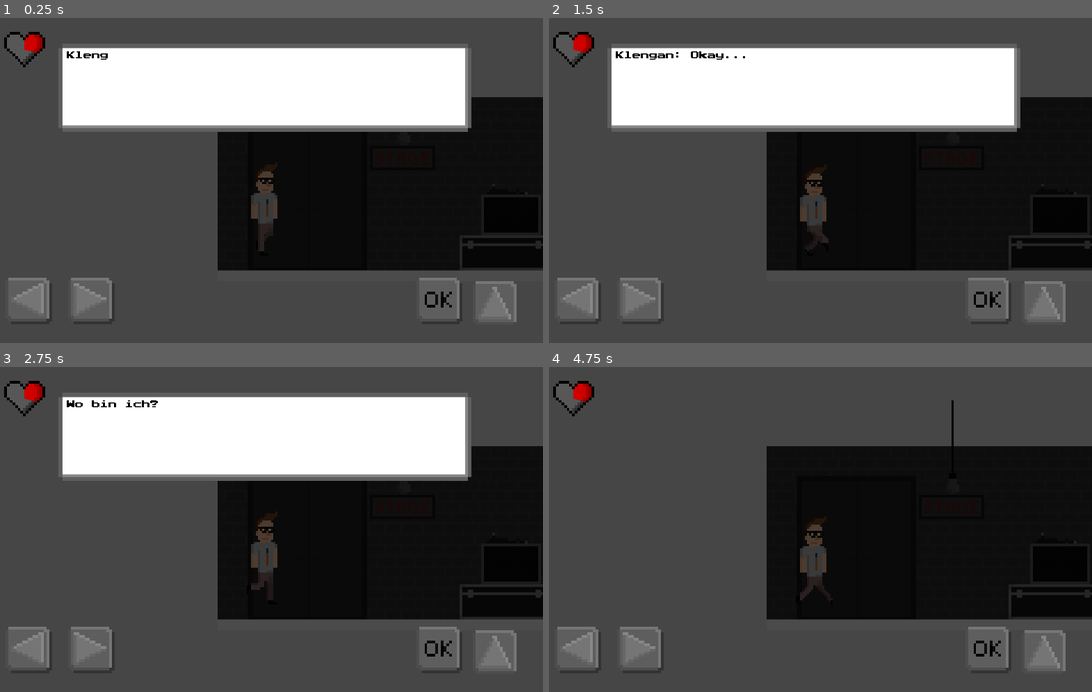
Above: before the commit, frames 1-4 (two rows, left to right).
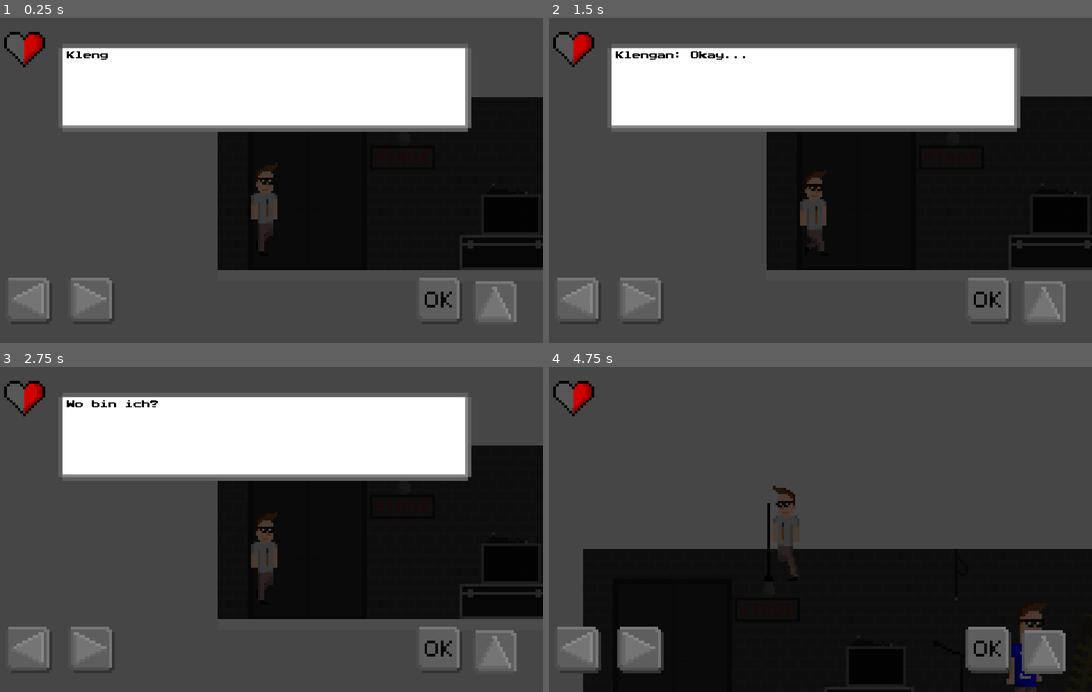
Above: after the commit, the same moments.

Repository: klenganthegame/KlenganTheGame
Game: Godot game, scene res://level/1/Level1.tscn
Two runs of this game, one before a commit and one after it. Both use one fixed random seed, a clock stepped at 60 frames per second and the inputs below.
Inputs:
- Up to frame 1 (0.25 s): no input
- Up to frame 2 (1.5 s): hold E (accept) 0.53-1.28 s; hold D (walk_right) from 0.53 s (still down); tap Space (jump) at 0.77, 0.8, 1.07, 1.35 s
- Up to frame 3 (2.75 s): tap Space (jump) at 1.52, 1.82, 2.3 s; tap E (accept) at 1.55 s; release D (walk_right) at 2.03 s; hold A (walk_left) from 2.03 s (still down); hold E (accept) from 2.03 s (still down)
- Up to frame 4 (4.75 s): release A (walk_left) at 2.78 s; release E (accept) at 2.78 s; hold D (walk_right) 2.78-4.28 s; tap E (accept) at 2.85, 4.35 s; tap Space (jump) at 3.02, 3.32, 4.52 s; hold Space (jump) 3.53-4.28 s; hold A (walk_left) from 4.28 s (still down)

The runs differ from the first frame. In frame 1, 0.2% of the frame differs, in the area x 4-85%, y 9-78%; in frame 2, 0.5%; in frame 3, 0.2%; in frame 4, 44%, in the area x 4-100%, y 9-100%.
Error before the commit: Invalid call. Nonexistent function '_change_state' in base 'Node'. (res://objects/player/Klengan.gd:33)

Commit message:
Revert "Merge branch 'FSM_Implementation' into development"
This reverts commit 5a0bb0c93f70debc8f704044b444a942922e3127, reversing
changes made to 5dc972b9387aa9ad9ff083e43fd4aaa31a298488.

Diff:
--- a/level/1/Level1.tscn
+++ b/level/1/Level1.tscn
@@ -34,7 +34,7 @@
 [sub_resource type="RectangleShape2D" id=9]
 extents = Vector2( 275.925, 10 )
 
-[node name="Level" type="Node2D"]
+[node name="Node2D" type="Node2D"]
 script = ExtResource( 1 )
 
 [node name="Backstage_example" type="Sprite" parent="."]
@@ -62,7 +62,6 @@
 position = Vector2( -284.197, 299.272 )
 
 [node name="InteractableSamples" type="Node2D" parent="."]
-editor/display_folded = true
 
 [node name="Lightswitch" parent="InteractableSamples" instance=ExtResource( 6 )]
 position = Vector2( -1044.55, 618.629 )
@@ -81,7 +80,6 @@
 dialogue = [ "Klengan: Lalala .... okay... ich lass das mit dem Singen lieber...", "Ich möchte ja nicht so enden wie der liebe Apo... oder Leon Marscher...." ]
 
 [node name="CollisionSamples" type="Node2D" parent="."]
-editor/display_folded = true
 
 [node name="StaticBody2D4" type="StaticBody2D" parent="CollisionSamples"]
 editor/display_folded = true
@@ -98,7 +96,6 @@
 shape = SubResource( 1 )
 
 [node name="StaticBody2D" type="StaticBody2D" parent="CollisionSamples"]
-editor/display_folded = true
 
 [node name="CollisionShape2D" type="CollisionShape2D" parent="CollisionSamples/StaticBody2D"]
 position = Vector2( 342.888, 645.319 )
@@ -148,7 +145,6 @@
 [node name="StaticBody2D10" type="StaticBody2D" parent="CollisionSamples"]
 
 [node name="CollisionShape2D" type="CollisionShape2D" parent="CollisionSamples/StaticBody2D10"]
-
 position = Vector2( 175.013, 350.628 )
 shape = SubResource( 9 )
 
--- a/objects/mechanics/DialogueBox.gd
+++ /dev/null
@@ -1,90 +0,0 @@
-extends NinePatchRect
-
-export var wait_time = 0.2
-export var block_time = 0.3
-
-var text_speed : float = 0.01
-
-var text = []
-var num : int
-var wait : bool = false
-var block_walk : bool
-var hidden : bool = true
-
-var audio : AudioStreamPlayer
-var audioShouldPlay : bool = true
-
-var block_box_timer : bool
-
-signal dialogue_exit()
-
-
-func _ready():
-	audio = AudioStreamPlayer.new()
-	add_child(audio)
-	audio.stream = load("res://audio/ui/Message.ogg")
-
-
-func talk(textarray : Array):
-	"""
-	Use this function to activate the DialogueBox
-	"""
-	text = textarray
-	block_walk = true
-	num = 0
-	$RichTextLabel.text = text[num]
-	show()
-	to_beginning()
-
-
-func _process(delta):
-	if hidden:
-		return
-
-	if !audio.playing && audioShouldPlay:
-		audio.play(0)
-
-	if Input.is_action_just_pressed("accept"):
-		if wait == true:
-			if $RichTextLabel.percent_visible != 1:
-				$RichTextLabel.percent_visible = 1
-				return
-			if num < len(text) - 1:
-				num += 1
-				$RichTextLabel.text = text[num]
-				to_beginning()
-			elif $RichTextLabel.percent_visible == 1:
-				num = 0
-				$RichTextLabel.percent_visible = .05
-				hide()
-				$InputBlocker.wait_time = block_time
-				$InputBlocker.start()
-
-
-func to_beginning():
-	text_speed = 1.0 / $RichTextLabel.text.length()
-	$Timer.wait_time = wait_time
-	$RichTextLabel.percent_visible = 0.05
-
-	wait = false
-	hidden = false
-	audioShouldPlay = true
-
-	$Timer.start()
-
-
-func _on_Timer_timeout():
-	if $RichTextLabel.percent_visible < 1:
-		$RichTextLabel.percent_visible += text_speed
-	else:
-		audioShouldPlay = false
-		audio.stop()
-	wait = true
-
-
-func _on_InputBlocker_timeout():
-	hidden = true
-	block_walk = false
-	$Timer.stop()
-	audio.stop()
-	emit_signal("dialogue_exit")
--- a/objects/mechanics/DialogueBox.tscn
+++ /dev/null
@@ -1,45 +0,0 @@
-[gd_scene load_steps=5 format=2]
-
-[ext_resource path="res://sprites/test/dialoguebox.png" type="Texture" id=1]
-[ext_resource path="res://objects/mechanics/DialogueBox.gd" type="Script" id=2]
-[ext_resource path="res://sprites/font/PressStart2P.ttf" type="DynamicFontData" id=3]
-
-[sub_resource type="DynamicFont" id=1]
-size = 24
-font_data = ExtResource( 3 )
-
-[node name="DialogueBox" type="NinePatchRect"]
-margin_left = 160.816
-margin_top = 18.7279
-margin_right = 893.816
-margin_bottom = 175.728
-texture = ExtResource( 1 )
-region_rect = Rect2( 0, 0, 25, 24 )
-patch_margin_left = 10
-patch_margin_top = 10
-patch_margin_right = 11
-patch_margin_bottom = 10
-script = ExtResource( 2 )
-
-[node name="InputBlocker" type="Timer" parent="."]
-wait_time = 3.0
-one_shot = true
-
-[node name="Timer" type="Timer" parent="."]
-wait_time = 0.1
-
-[node name="RichTextLabel" type="RichTextLabel" parent="."]
-margin_left = 13.0
-margin_top = 11.0
-margin_right = 719.0
-margin_bottom = 143.0
-custom_fonts/normal_font = SubResource( 1 )
-custom_colors/default_color = Color( 0, 0, 0, 1 )
-visible_characters = 0
-percent_visible = 0.05
-text = "Hallo ich bin Klengan
-wie geht es dir?
-mie geht es gut "
-scroll_active = false
-[connection signal="timeout" from="InputBlocker" to="." method="_on_InputBlocker_timeout"]
-[connection signal="timeout" from="Timer" to="." method="_on_Timer_timeout"]
--- a/objects/mechanics/finite_state_machine/KlenganStateController.gd
+++ /dev/null
@@ -1,9 +0,0 @@
-extends "res://objects/mechanics/finite_state_machine/StateController.gd"
-
-func initialize_state_map():
-	states_map = {
-		"idle": $Idle,
-		"move": $Move,
-		"jump": $Jump,
-		"stagger": $Stagger
-	}
--- a/objects/mechanics/finite_state_machine/State.gd
+++ /dev/null
@@ -1,15 +0,0 @@
-extends Node
-
-signal finished(next_state)
-
-func enter():
-	pass
-
-func exit():
-	pass
-
-func update(_delta):
-	pass
-
-func _on_animation_finished(_anim_name):
-	pass
--- a/objects/mechanics/finite_state_machine/StateController.gd
+++ /dev/null
@@ -1,63 +0,0 @@
-extends Node
-
-signal state_changed(current_state)
-
-export(NodePath) var START_STATE
-
-var states_map = {}
-var states_stack = []
-var current_state = null
-var active = false setget set_active
-
-func _ready():
-	initialize_state_map()
-	for child in get_children():
-		child.connect("finished", self, "_change_state")
-	initialize(START_STATE)
-
-
-func initialize_state_map():
-	pass
-
-
-func initialize(start_state):
-	set_active(true)
-	states_stack.push_front(get_node(start_state))
-	current_state = states_stack[0]
-	current_state.enter()
-
-
-func set_active(_active):
-	active = _active
-	set_physics_process(_active)
-	set_process_input(_active)
-	if !active:
-		states_stack = []
-		current_state = null
-
-
-func _physics_process(delta):
-	if active:
-		current_state.update(delta)
-
-
-func _on_animation_finished(anim_name):
-	if active:
-		current_state._on_animation_finished(anim_name)
-
-
-func _change_state(state_name):
-#	print("StateController.gd: Changing to ", state_name)
-	if active:
-		current_state.exit()
-
-		if state_name == "previous":
-			states_stack.pop_front()
-		else:
-			states_stack[0] = states_map[state_name]
-
-		current_state = states_stack[0]
-		emit_signal("state_changed", current_state)
-
-		if state_name != "previous":
-			current_state.enter()
--- a/objects/mechanics/finite_state_machine/states_klengan/movement/idle.gd
+++ /dev/null
@@ -1,12 +0,0 @@
-extends "res://objects/mechanics/finite_state_machine/states_klengan/movement/movement.gd"
-
-
-func enter():
-	.enter()
-	owner.play_directional_animation("idle")
-
-
-func update(delta):
-	.update(delta)
-	if get_input_direction() != Vector2():
-		emit_signal("finished", "move")
--- a/objects/mechanics/finite_state_machine/states_klengan/movement/jump.gd
+++ /dev/null
@@ -1,34 +0,0 @@
-extends "res://objects/mechanics/finite_state_machine/states_klengan/movement/movement.gd"
-
-var ascending = true
-
-func enter():
-	.enter()
-	set_ascending(true)
-	velocity.y = JUMP_VELOCITY
-
-
-func exit():
-	.exit()
-	set_ascending(false)
-
-
-func update(delta):
-	.update(delta)
-	set_ascending(velocity.y < 0)
-	if owner.is_on_floor() and velocity == Vector2():
-		emit_signal("finished", "idle")
-	elif owner.is_on_floor():
-		emit_signal("finished", "move")
-
-
-func apply_forces():
-	.apply_forces()
-	var input_direction = get_input_direction()
-	velocity.x = clamp(velocity.x + input_direction.x * ACCELERATON, -MAX_SPEED, MAX_SPEED)
-	owner.play_directional_animation("walk", (input_direction.x > 0))
-
-
-func set_ascending(_ascending):
-	ascending = _ascending
-	owner.get_node("CollisionShape2D").disabled = ascending
--- a/objects/mechanics/finite_state_machine/states_klengan/movement/move.gd
+++ /dev/null
@@ -1,17 +0,0 @@
-extends "res://objects/mechanics/finite_state_machine/states_klengan/movement/movement.gd"
-
-
-func update(delta):
-	.update(delta)
-	if velocity == Vector2():
-		emit_signal("finished", "idle")
-
-
-func apply_forces():
-	.apply_forces()
-	var input_direction = get_input_direction()
-	if input_direction == Vector2():
-		velocity.x = int(lerp(velocity.x, 0, 0.4))
-	else:
-		velocity.x = clamp(velocity.x + input_direction.x * ACCELERATON, -MAX_SPEED, MAX_SPEED)
-		owner.play_directional_animation("walk", (input_direction.x > 0))
--- a/objects/mechanics/finite_state_machine/states_klengan/movement/movement.gd
+++ /dev/null
@@ -1,38 +0,0 @@
-extends "res://objects/mechanics/finite_state_machine/states_klengan/state_klengan.gd"
-
-export var GRAVITY : int = 40
-export var ACCELERATON : int = 50
-export var MAX_SPEED : int = 400
-export var JUMP_VELOCITY : int = -1000
-
-var velocity
-
-
-func enter():
-	velocity = owner.velocity
-
-
-func exit():
-	owner.velocity = velocity
-
-
-func update(delta):
-	apply_forces()
-	velocity = owner.move_and_slide(velocity, Vector2(0, -1))
-	if Input.is_action_pressed("jump") and owner.is_on_floor():
-		emit_signal("finished", "jump")
-
-
-func get_input_direction():
-	var direction = Vector2()
-	direction.x = int(Input.is_action_pressed("walk_right")) - int(Input.is_action_pressed("walk_left"))
-	return direction
-
-
-func apply_forces():
-	apply_gravity()
-
-
-func apply_gravity():
-	if !owner.is_on_floor():
-		velocity.y += GRAVITY
--- a/objects/mechanics/finite_state_machine/states_klengan/movement/stagger.gd
+++ /dev/null
@@ -1,8 +0,0 @@
-extends "res://objects/mechanics/finite_state_machine/states_klengan/movement/idle.gd"
-
-func update(delta):
-	return
-
-
-func _on_DialogueBox_dialogue_exit():
-	emit_signal("finished", "idle")
--- a/objects/mechanics/finite_state_machine/states_klengan/state_klengan.gd
+++ /dev/null
@@ -1 +0,0 @@
-extends "res://objects/mechanics/finite_state_machine/State.gd"
--- a/objects/player/Klengan.gd
+++ b/objects/player/Klengan.gd
@@ -1,8 +1,16 @@
 extends FightableObject
 
+export var speed : int = 200
+export var GRAVITY : int = 20
+export var ACCELERATON : int = 50
+export var MAX_SPEED : int = 200
+export var JUMP_HEIGTH : int = -550
+
 var velocity : Vector2 = Vector2()
+var motion : Vector2 = Vector2()
 var looking_right : bool = true
 
+var can_interact = false
 var can_move = true
 var area : Area2D
 
@@ -18,45 +26,88 @@
 
 	spawn = transform.get_origin()
 
+	$CanvasLayer/Health.max_value = max_life
+	$CanvasLayer/Health.value = actual_life
+
 
 func _process(delta):
+
+	$CanvasLayer/Health.value = actual_life
+
 	can_move = !$CanvasLayer/DialogueBox.block_walk
-	if transform.origin.y > spawn.y + 1000 and !is_on_floor():
+	if transform.origin.y > spawn.y + 1000 && !is_on_floor():
 		transform.origin = spawn
-		talk(["GameMaster: Uff... Das nächste Mal helfe ich dir nicht mehr aus der Patsche..."])
+		talk(["Gott: Uff... Was tust du..."])
 
-	if Input.is_action_just_pressed("accept"):
-		talk_to_active_interactable()
+		# for debug
+		heal(40)
+		#actual_life -= 30
+
+	if can_interact and Input.is_action_pressed("accept") and $CanvasLayer/DialogueBox.hidden and area != null:
+		var interactable = area.get_parent()
+		if interactable.is_in_group("Interactable"):
+			$CanvasLayer/DialogueBox.talk(interactable.dialogue)
+			print(interactable.name)
+			last_action_interactable = true
+
+func _physics_process(delta):
+	motion.y += GRAVITY
+	var friction = false
+
+	if can_move:
+		if Input.is_action_pressed("walk_right"):
+			motion.x = min(motion.x + ACCELERATON, MAX_SPEED)
+			$AnimatedSprite.flip_h = false
+			$AnimatedSprite.play("walk")
+
+		elif Input.is_action_pressed("walk_left"):
+			motion.x = max(motion.x - ACCELERATON, -MAX_SPEED)
+			$AnimatedSprite.flip_h = true
+			$AnimatedSprite.play("walk")
+		else:
+			$AnimatedSprite.play("idle")
+			friction = true
+			motion.x = lerp(motion.x, 0, 0.2)
+
+		if is_on_floor():
+			if Input.is_action_pressed("jump"):
+				motion.y = JUMP_HEIGTH
+			if friction == true:
+				motion.x = lerp(motion.x, 0, 0.2)
+			else:
+				if friction == true:
+					motion.x = lerp(motion.x, 0, 0.05)
+		else:
+			if motion.y-50 < 0:
+				#$AnimatedSprite.play("jump") # Fall
+				$CollisionShape2D.disabled = true
+			else:
+				#$AnimatedSprite.play("fall") # Jump
+				$CollisionShape2D.disabled = false
+
+		var collisions = move_and_collide(motion * delta)
+		# if collisions:
+			#Input.start_joy_vibration(0, 0.5, 0.5, 0.5)
+		motion = move_and_slide(motion, Vector2(0, -1))
+	else:
+		$AnimatedSprite.play("idle")
+		move_and_slide(Vector2(0, 0), Vector2(0, 0))
 
 func talk(text : Array):
 	$CanvasLayer/DialogueBox.talk(text)
-	$StateController._change_state("stagger")
-
-
-func talk_to_active_interactable():
-	if $CanvasLayer/DialogueBox.hidden and area != null:
-		var interactable = area.get_parent()
-		if interactable.is_in_group("Interactable"):
-			talk(interactable.dialogue)
-
-
-func play_directional_animation(_anim_name, _looking_right = looking_right):
-	if _looking_right != looking_right:
-		set_looking_right(_looking_right)
-	$AnimatedSprite.play(_anim_name)
-
-
-func set_looking_right(_looking_right):
-	looking_right = _looking_right
-	$AnimatedSprite.flip_h = !looking_right
+	pass
 
 
 func _on_Area2D_area_entered(_area):
+	can_interact = true
 	area = _area
+	pass
 
 
-func _on_Area2D_area_exited(_area):
+func _on_Area2D_area_exited(area):
+	can_interact = false
 	area = null
+	pass
 
 
 func _on_DialogueBox_dialogue_exit():
@@ -66,3 +117,4 @@
 		interactable.interacted()
 		last_action_interactable = false
 	emit_signal("dialogue_exit")
+	pass
--- a/objects/player/Klengan.tscn
+++ b/objects/player/Klengan.tscn
@@ -25,12 +25,6 @@
 [ext_resource path="res://sprites/test/heart_empty.png" type="Texture" id=23]
 [ext_resource path="res://sprites/test/heart_outline.png" type="Texture" id=24]
 [ext_resource path="res://sprites/test/heart_full.png" type="Texture" id=25]
-[ext_resource path="res://objects/mechanics/finite_state_machine/KlenganStateController.gd" type="Script" id=26]
-[ext_resource path="res://objects/mechanics/finite_state_machine/states_klengan/movement/idle.gd" type="Script" id=27]
-[ext_resource path="res://objects/mechanics/finite_state_machine/states_klengan/movement/move.gd" type="Script" id=28]
-[ext_resource path="res://objects/mechanics/finite_state_machine/states_klengan/movement/jump.gd" type="Script" id=29]
-[ext_resource path="res://objects/mechanics/finite_state_machine/states_klengan/movement/stagger.gd" type="Script" id=30]
-
 
 [sub_resource type="SpriteFrames" id=1]
 animations = [ {
@@ -140,24 +134,6 @@
 texture_over = ExtResource( 24 )
 texture_progress = ExtResource( 25 )
 fill_mode = 4
-wait_time = 0.01
-
-[node name="StateController" type="Node" parent="."]
-editor/display_folded = true
-script = ExtResource( 20 )
-START_STATE = NodePath("Idle")
-
-[node name="Idle" type="Node" parent="StateController"]
-script = ExtResource( 21 )
-
-[node name="Move" type="Node" parent="StateController"]
-script = ExtResource( 22 )
-
-[node name="Jump" type="Node" parent="StateController"]
-script = ExtResource( 23 )
-
-[node name="Stagger" type="Node" parent="StateController"]
-script = ExtResource( 24 )
 [connection signal="area_entered" from="Area2D" to="." method="_on_Area2D_area_entered"]
 [connection signal="area_exited" from="Area2D" to="." method="_on_Area2D_area_exited"]
-[connection signal="dialogue_exit" from="CanvasLayer/DialogueBox" to="StateController/Stagger" method="_on_DialogueBox_dialogue_exit"]
+[connection signal="dialogue_exit" from="CanvasLayer/DialogueBox" to="." method="_on_DialogueBox_dialogue_exit"]
--- a/project.godot
+++ b/project.godot
@@ -90,11 +90,6 @@
  ]
 }
 
-[network]
-
-limits/debugger_stdout/max_messages_per_frame=20
-limits/debugger_stdout/max_errors_per_frame=20
-
 [rendering]
 
 vram_compression/import_etc=true
